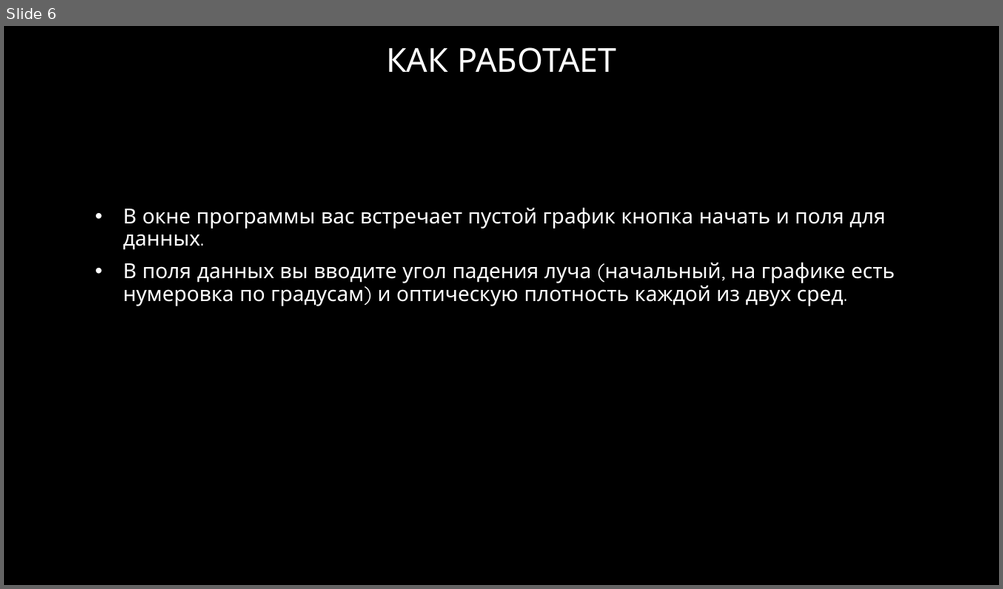
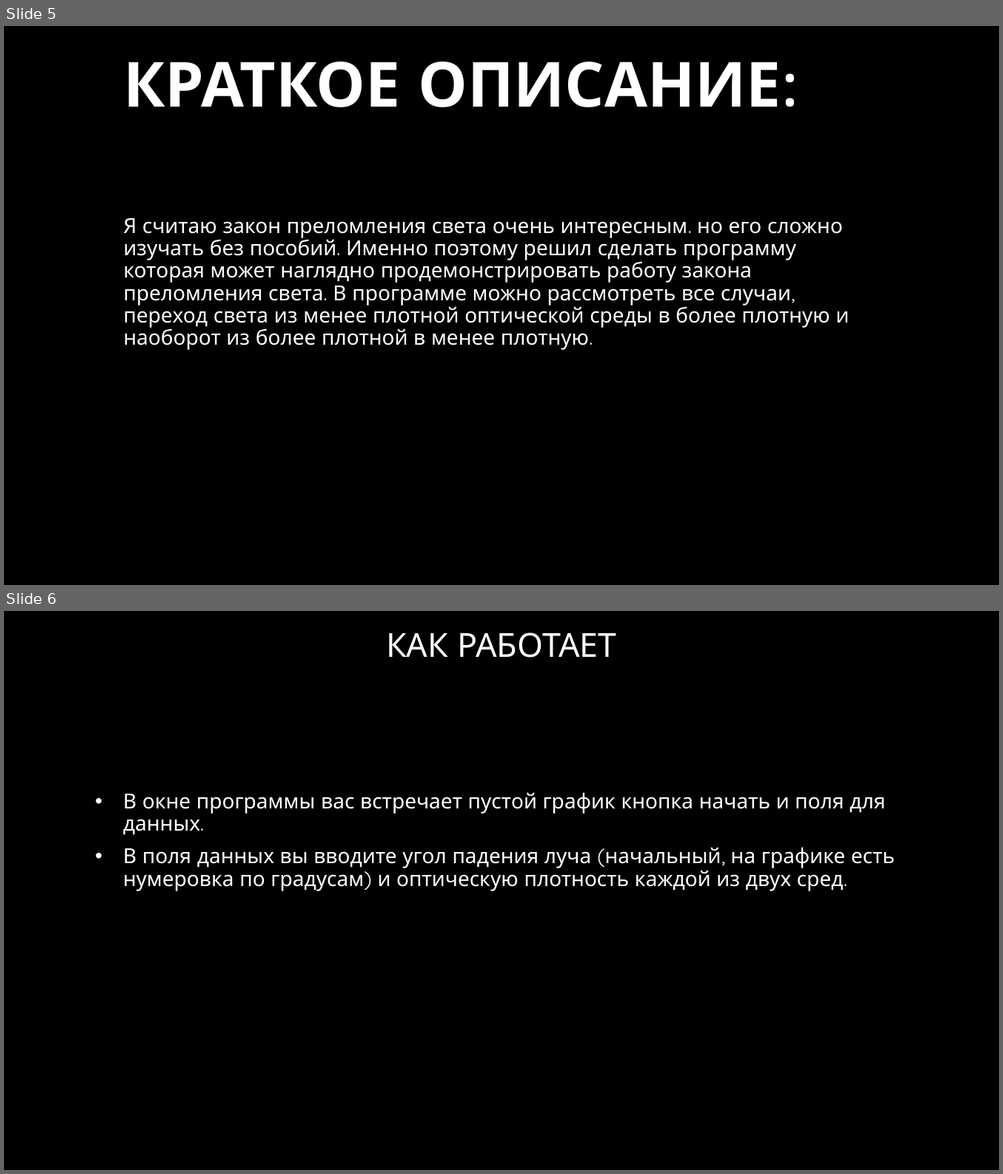
Before and after one commit to Catamba/refraction-of-the-beam-202, a slide deck: Преломление луча, при переходе из одной среды.pptx. Shown one above the other, each under a label of ours: slide 6 before the commit, slides 5 and 6 after it. The pictures are 1003x589 and 1003x1174 pixels, drawn with LibreOffice and Linux fonts; fonts in the diff are those of the drawing; background and template pictures are left out. Boxes give left, top, right and bottom in pixels: in the first picture for what was removed or moved away, otherwise in the second. Text is boxed around its words. In the diff, an @@ line names an element or a change of style, - is before the commit and + after.

```diff
--- a/Преломление луча, при переходе из одной среды.pptx
+++ b/Преломление луча, при переходе из одной среды.pptx
@@ slide 5 added at [4, 26, 999, 585], background #000000 @@
@@ title added at [123, 62, 798, 107], 60 pt, text #FFFFFF, bold @@
+КРАТКОЕ ОПИСАНИЕ:
@@ subtitle added at [123, 218, 849, 350], 20 pt, text #FFFFFF @@
+Я считаю закон преломления света очень интересным. но его сложно изучать без пособий. Именно поэтому решил сделать программу которая может наглядно продемонстрировать работу закона преломления света. В программе можно рассмотреть все случаи, переход света из менее плотной оптической среды в более плотную и наоборот из более плотной в менее плотную.
```
Also in this commit, not shown: 2 slides changed, 1 slide removed.
